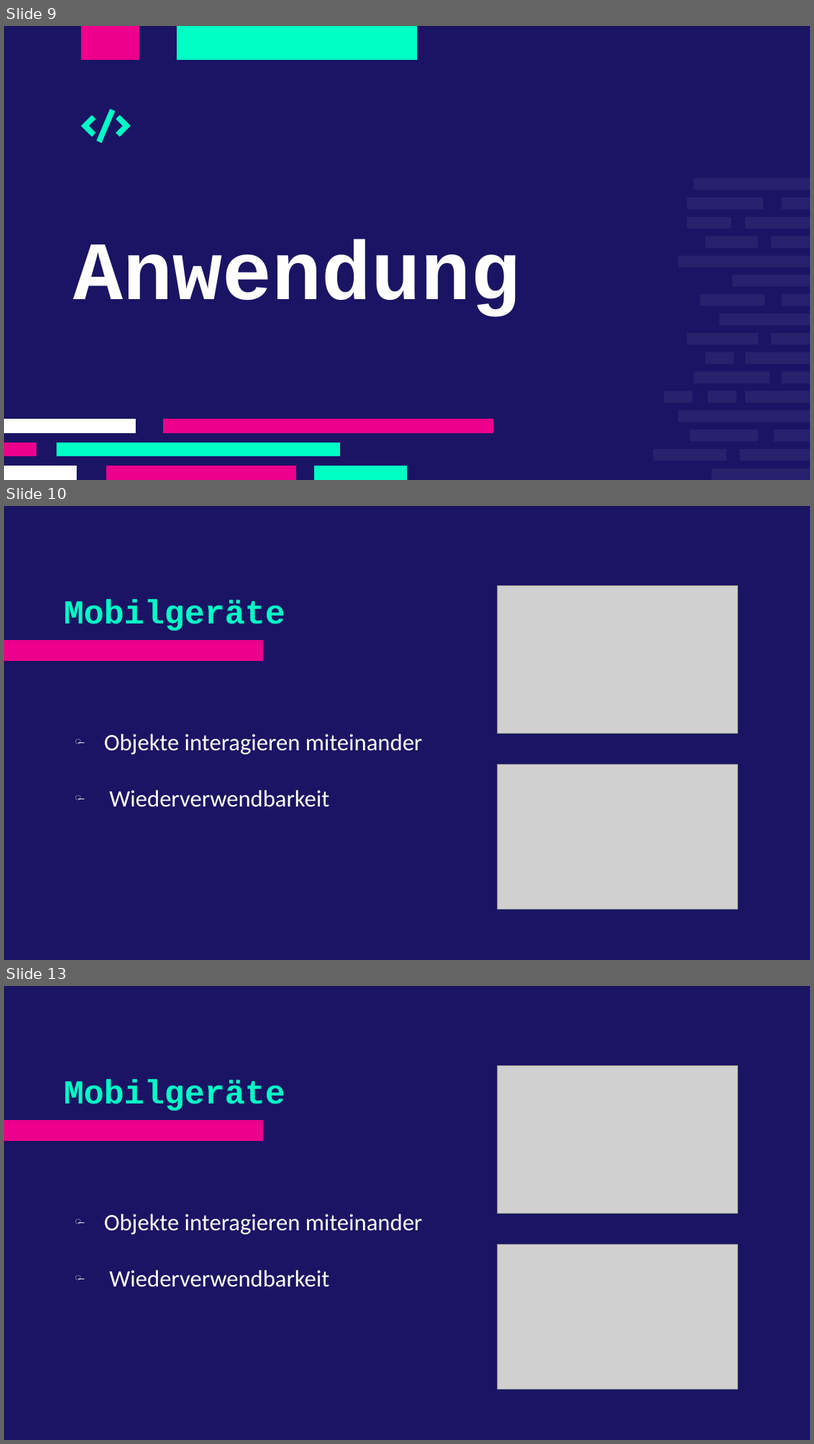
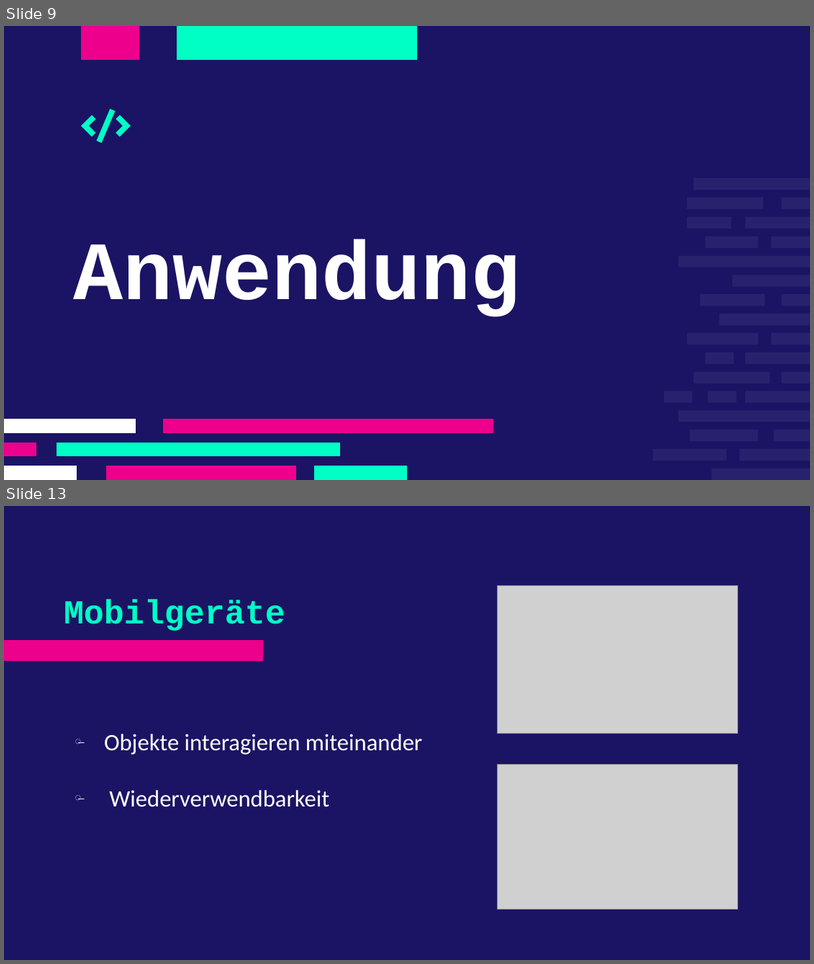
Before and after one commit to F4bianKoch/OPP_Analyse_Einsatzmoeglichkeiten, a slide deck: OOP_Analyse_und_Einstatzmöglichkeiten.odp. Shown one above the other, each under a label of ours: slides 9, 10 and 13 before the commit, slides 9 and 13 after it; the slides between them are not shown. The pictures are 814x1444 and 814x964 pixels, drawn with LibreOffice and Linux fonts; fonts in the diff are those of the drawing; grey boxes stand for pictures; background and template pictures are left out. Boxes give left, top, right and bottom in pixels: in the first picture for what was removed or moved away, otherwise in the second. Text is boxed around its words. In the diff, an @@ line names an element or a change of style, - is before the commit and + after.

```diff
--- a/OOP_Analyse_und_Einstatzmöglichkeiten.odp
+++ b/OOP_Analyse_und_Einstatzmöglichkeiten.odp
@@ slide 10 removed at <box>4,506,810,960</box>, background #1B1464; not listed: 1 template element that a slide beside it also shows @@
@@ picture removed at <box>498,585,738,733</box> @@
@@ title removed at <box>64,599,286,631</box> @@
-Mobilgeräte
@@ text removed at <box>104,734,422,807</box> @@
-̶ Objekte interagieren miteinander
-̶ Wiederverwendbarkeit
@@ picture removed at <box>498,764,738,909</box> @@
```
Also in this commit, not shown: 1 slide changed, 1 slide added.
